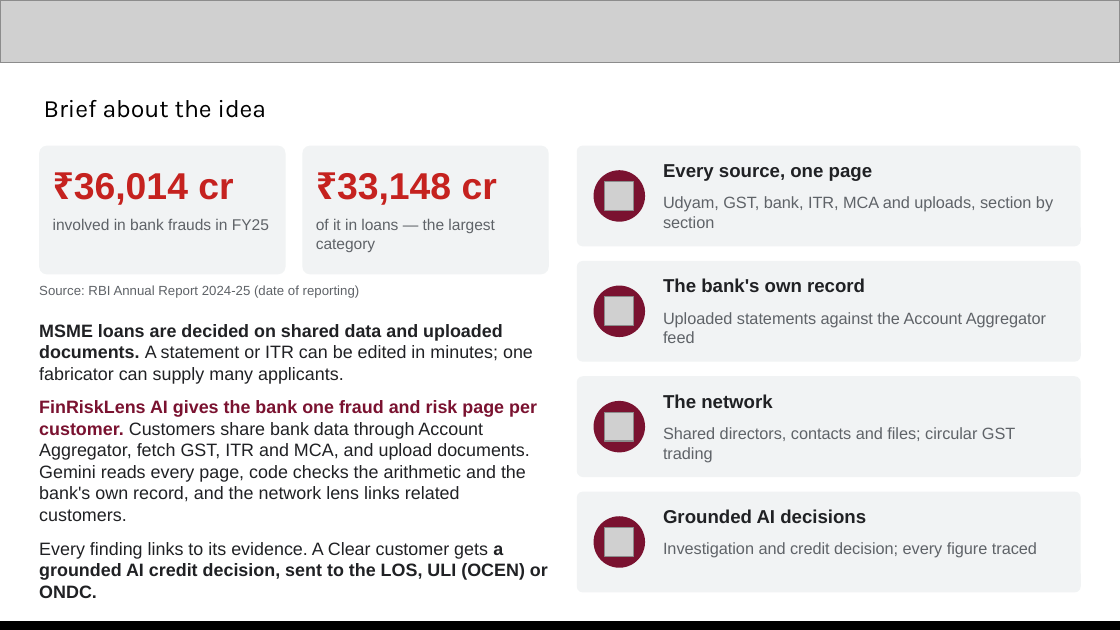
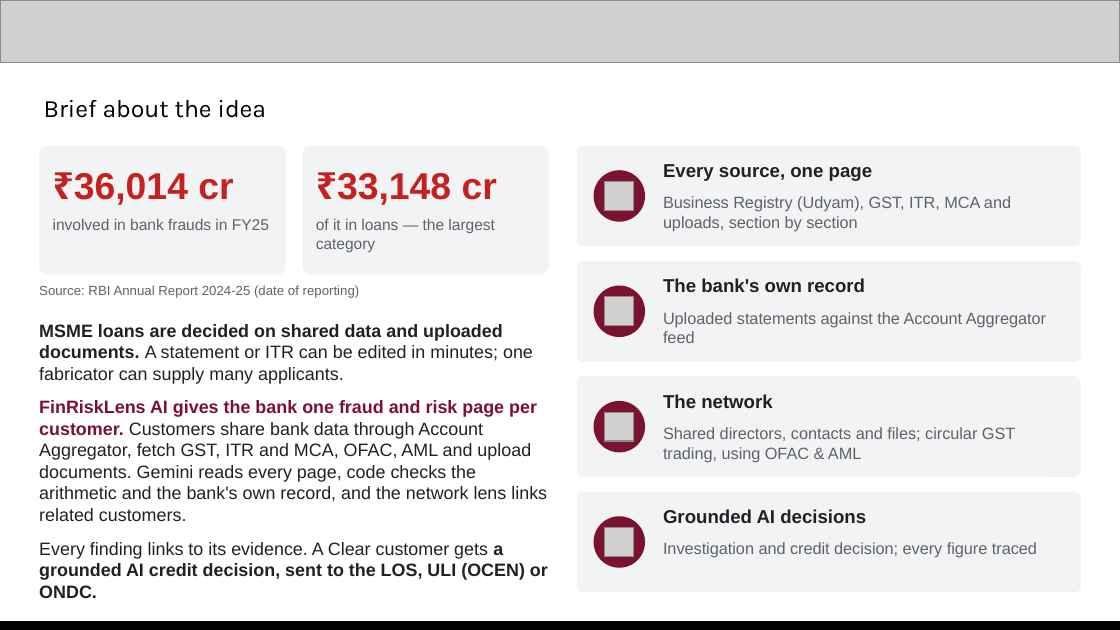
Before and after one commit to abhinavmukwane/FinRiskLensAI-RAG-V2, a slide deck: slide 2 of Doc/FinRiskLens_AI_Builder_Cup_2026.pptx. Drawn at 1120x630 pixels with LibreOffice and Linux fonts; fonts in the diff are those of the drawing; grey boxes stand for pictures. Boxes give left, top, right and bottom in pixels: in the first picture for what was removed or moved away, otherwise in the second. Text is boxed around its words. In the diff, an @@ line names an element or a change of style, - is before the commit and + after.

```diff
--- a/Doc/FinRiskLens_AI_Builder_Cup_2026.pptx
+++ b/Doc/FinRiskLens_AI_Builder_Cup_2026.pptx
@@ text at box(663, 196, 1011, 232): text changed @@
-Udyam, GST, bank, ITR, MCA and uploads, section by section
+Business Registry (Udyam), GST, ITR, MCA and uploads, section by section
@@ text at box(39, 400, 547, 521): text changed @@
-FinRiskLens AI gives the bank one fraud and risk page per customer. Customers share bank data through Account Aggregator, fetch GST, ITR and MCA, and upload documents. Gemini reads every page, code checks the arithmetic and the bank's own record, and the network lens links related customers.
+FinRiskLens AI gives the bank one fraud and risk page per customer. Customers share bank data through Account Aggregator, fetch GST, ITR and MCA, OFAC, AML and upload documents. Gemini reads every page, code checks the arithmetic and the bank's own record, and the network lens links related customers.
@@ text at box(663, 427, 1015, 462): text changed @@
-Shared directors, contacts and files; circular GST trading
+Shared directors, contacts and files; circular GST trading, using OFAC & AML
```
Also in this commit, not shown: 15 other slides changed, 3 slides added, 2 other files.
